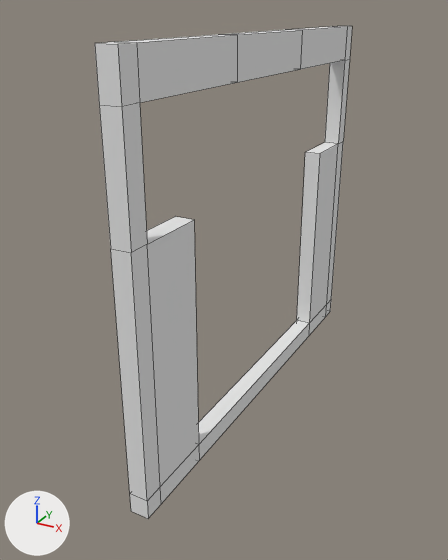
Renders of the OBJ model art/3D_Env/3D_Assets/3D_Models/Env_Models/4_Laboratory/DoorwayPrisonRailLaboratory.obj from each side of a commit.
Rendered twice from a 50 mm camera at (2.89, -6.08, 4.53) aimed at (-0.26, -0.36, 1.67). The lights are fixed; the arrows at lower left show +X, +Y and +Z. The older version comes first. Mesh edges are drawn as thin lines. Where no turn or scale is listed for an object, it has been applied to the vertices.

The first picture shows 'DoorwayPrisonRail'.
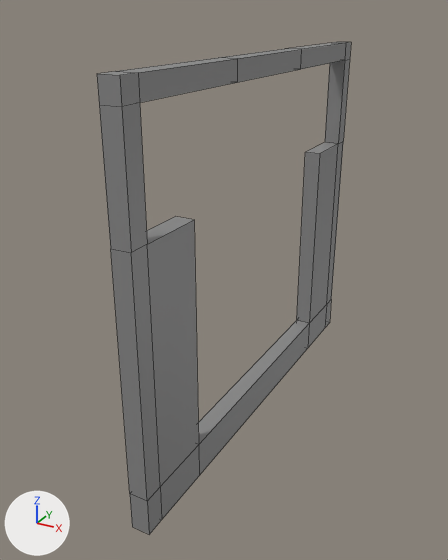
The change, as a list of edits to the scene's bpy script:
```text
Add img_texturetrimsheetwalll_png:
    img_texturetrimsheetwalll_png = load_image('TextureTrimSheetWallL.png', '../../../Images/Laboratory/Walls/TextureTrimSheetWallL.png', 2048, 2048, 'sRGB')
Change mat_m_walllaboratory:
    remove mat_m_walllaboratory.base_color = (0.8, 0.8, 0.8)  # white #e7e7e7
    mat_m_walllaboratory.roughness: 1.0 -> 0.5
    add mat_m_walllaboratory.texture = img_texturetrimsheetwalll_png
Change me_doorwayprisonrail:
    used by ob_doorwayprisonrail; location = (0.0, 0.0, 0.0)
    remove me_doorwayprisonrail.from_pydata(...)  # 60 vertices, 60 faces; spans x -0.1..0.1, y -2.5..2.5, z 0.1..4.3
    add me_doorwayprisonrail.from_pydata(...)  # 60 vertices, 60 faces; spans x -0.1..0.1, y -2.5..2.5, z -0.1..4.1
    me_doorwayprisonrail part 1: all 12 vertices in x -0.1..0.1, y -2.5..2.5, z 0.1 are moved by (0.0, 0.0, -0.2)
    me_doorwayprisonrail part 2: all 12 vertices in x -0.1..0.1, y -2.5..2.5, z 4.3 are moved by (0.0, 0.0, -0.2)
```

What differs and where, as boxes [x1, y1, x2, y2] in the pictures (448 x 560 px; the box of a moved part takes in the faces that stretch with it):
'DoorwayPrisonRail', surface changed, reshaped (white to grey): before [95, 26, 352, 518]; after [97, 42, 351, 534]
part 1 of me_doorwayprisonrail, moved or reshaped: before [130, 300, 331, 518]; after [130, 300, 331, 534]
part 2 of me_doorwayprisonrail, moved or reshaped: before [95, 26, 352, 106]; after [97, 42, 351, 106]
